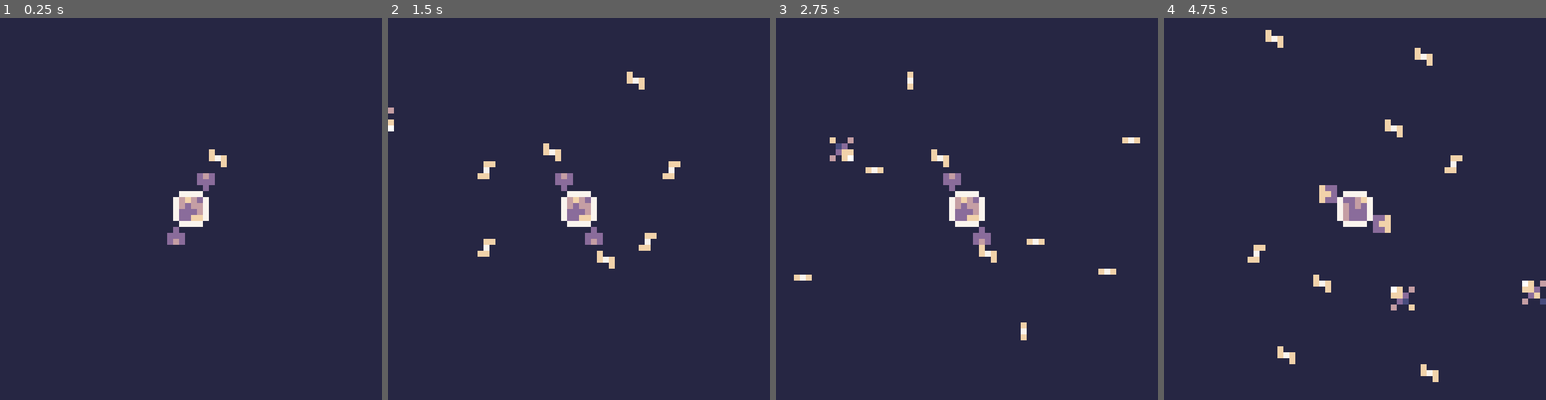
Above: before the commit, frames 1-4 (left to right).
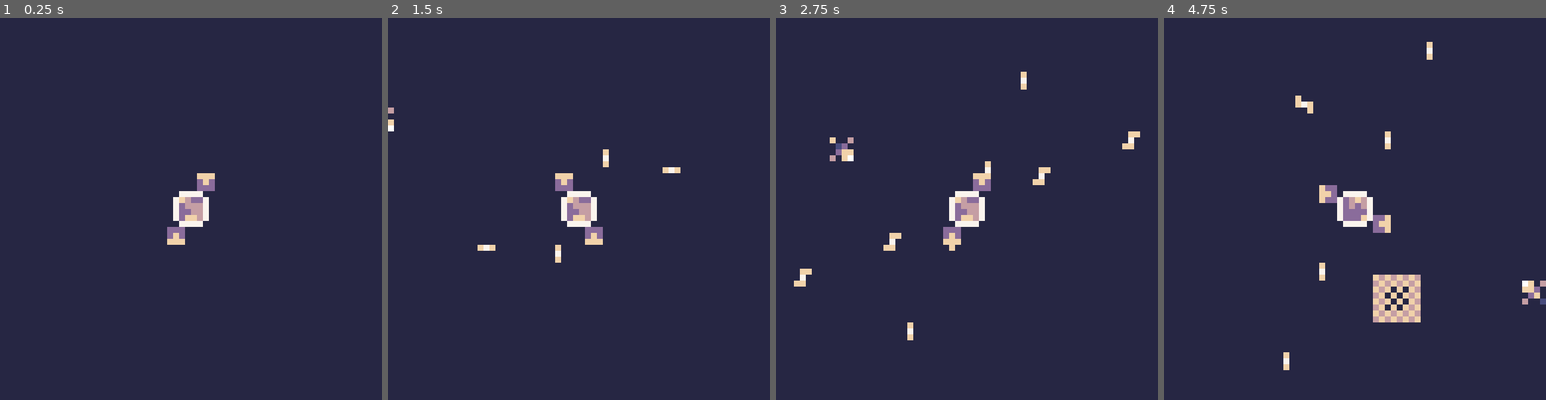
Above: after the commit, the same moments.

Repository: Nahdus/lowRezDefender
Game: Godot game, scene res://scene/main.tscn
Same seed, same stepped clock (60 frames per second), same inputs: the game is played once before the commit and once after it.
Inputs:
- Up to frame 1 (0.25 s): no input
- Up to frame 2 (1.5 s): hold Right (rotate_right) 0.53-1.28 s; hold Space (fire) 0.53-1.28 s; hold Left (rotate_left) from 1.28 s (still down); tap Space (fire) at 1.35 s
- Up to frame 3 (2.75 s): release Left (rotate_left) at 2.03 s; hold Right (rotate_right) from 2.03 s (still down); hold Space (fire) from 2.03 s (still down)
- Up to frame 4 (4.75 s): release Space (fire) at 2.78 s; tap Space (fire) at 2.85, 4.35 s; release Right (rotate_right) at 3.53 s; hold Space (fire) 3.53-4.28 s; hold Left (rotate_left) from 3.53 s (still down)

The runs differ from the first frame. In frame 1, 0.6% of the frame differs, in the area x 43-60%, y 34-60%; in frame 2, 1.5%; in frame 3, 2.3%; in frame 4, 3.0%, in the area x 21-79%, y 3-96%.

Commit message:
added explosion

Diff:
--- a/scene/bullet.tscn
+++ b/scene/bullet.tscn
@@ -47,7 +47,7 @@
 [node name="AnimatedSprite" type="AnimatedSprite" parent="."]
 frames = SubResource( 21 )
 animation = "fire"
-frame = 4
+frame = 5
 speed_scale = 5.0
 playing = true
 offset = Vector2( 0.5, 0.5 )
@@ -59,7 +59,6 @@
 shape = SubResource( 22 )
 
 [node name="pathfinder22" type="Node2D" parent="."]
-visible = false
 modulate = Color( 1, 1, 1, 0.65098 )
 z_index = -1
 
@@ -256,6 +255,7 @@
 offset = Vector2( 0.5, 0.5 )
 
 [node name="pathfinder337" type="Node2D" parent="."]
+visible = false
 modulate = Color( 1, 1, 1, 0.65098 )
 z_index = -1
 
@@ -279,3 +279,17 @@
 [node name="Sprite" type="Sprite" parent="pathfinder337/Position3"]
 texture = ExtResource( 2 )
 offset = Vector2( 0.5, 0.5 )
+
+[node name="Area2D" type="Area2D" parent="."]
+position = Vector2( 0.5, 0.5 )
+scale = Vector2( 0.1, 0.1 )
+
+[node name="CollisionPolygon2D" type="CollisionPolygon2D" parent="Area2D"]
+polygon = PoolVector2Array( -15, -5, -15, -15, 5, -15, 15, -15, 15, 15, -15, 15 )
+
+[node name="despawn_timer" type="Timer" parent="."]
+wait_time = 0.2
+one_shot = true
+
+[connection signal="body_entered" from="Area2D" to="." method="_on_Area2D_body_entered"]
+[connection signal="timeout" from="despawn_timer" to="." method="_on_despawn_timer_timeout"]
--- /dev/null
+++ b/scene/derbis_decay.tscn
@@ -0,0 +1,4 @@
+[gd_scene format=2]
+
+[node name="derbis_decay" type="Timer"]
+wait_time = 3.0
--- /dev/null
+++ b/scene/explosion.tscn
@@ -0,0 +1,47 @@
+[gd_scene load_steps=11 format=2]
+
+[ext_resource path="res://assets/art/explosionframes.png" type="Texture" id=1]
+
+[sub_resource type="AtlasTexture" id=1]
+atlas = ExtResource( 1 )
+region = Rect2( 0, 0, 8, 8 )
+
+[sub_resource type="AtlasTexture" id=2]
+atlas = ExtResource( 1 )
+region = Rect2( 8, 0, 8, 8 )
+
+[sub_resource type="AtlasTexture" id=3]
+atlas = ExtResource( 1 )
+region = Rect2( 16, 0, 8, 8 )
+
+[sub_resource type="AtlasTexture" id=4]
+atlas = ExtResource( 1 )
+region = Rect2( 24, 0, 8, 8 )
+
+[sub_resource type="AtlasTexture" id=5]
+atlas = ExtResource( 1 )
+region = Rect2( 32, 0, 8, 8 )
+
+[sub_resource type="AtlasTexture" id=6]
+atlas = ExtResource( 1 )
+region = Rect2( 40, 0, 8, 8 )
+
+[sub_resource type="AtlasTexture" id=7]
+atlas = ExtResource( 1 )
+region = Rect2( 48, 0, 8, 8 )
+
+[sub_resource type="AtlasTexture" id=8]
+atlas = ExtResource( 1 )
+region = Rect2( 56, 0, 8, 8 )
+
+[sub_resource type="SpriteFrames" id=9]
+animations = [ {
+"frames": [ SubResource( 1 ), SubResource( 2 ), SubResource( 3 ), SubResource( 4 ), SubResource( 5 ), SubResource( 6 ), SubResource( 7 ), SubResource( 8 ) ],
+"loop": true,
+"name": "explode",
+"speed": 14.0
+} ]
+
+[node name="AnimatedSprite" type="AnimatedSprite"]
+frames = SubResource( 9 )
+animation = "explode"
--- a/scene/invader.tscn
+++ b/scene/invader.tscn
@@ -228,6 +228,7 @@
 offset = Vector2( 0.5, 0.5 )
 
 [node name="pathfinder347" type="Node2D" parent="."]
+visible = false
 
 [node name="pathFinder1" type="Position2D" parent="pathfinder347"]
 position = Vector2( -1, 0 )
@@ -252,3 +253,19 @@
 position = Vector2( -1, -2.38419e-07 )
 texture = ExtResource( 3 )
 offset = Vector2( 0.5, 0.5 )
+
+[node name="Area2D" type="Area2D" parent="."]
+scale = Vector2( 0.2, 0.2 )
+z_index = 1
+collision_layer = 8
+collision_mask = 4
+
+[node name="CollisionPolygon2D" type="CollisionPolygon2D" parent="Area2D"]
+polygon = PoolVector2Array( -5, -4.99999, -4.828e-06, -5, -9.65599e-06, -10, 9.99999, -10, 10, -9.65599e-06, 5, -4.828e-06, 5, 4.99999, -4.99999, 5 )
+
+[node name="despawn_timer" type="Timer" parent="."]
+wait_time = 0.2
+one_shot = true
+
+[connection signal="body_entered" from="Area2D" to="." method="_on_Area2D_body_entered"]
+[connection signal="timeout" from="despawn_timer" to="." method="_on_despawn_timer_timeout"]
--- a/scene/main.tscn
+++ b/scene/main.tscn
@@ -7,8 +7,12 @@
 [ext_resource path="res://script/path.gd" type="Script" id=5]
 [ext_resource path="res://assets/art/bg.png" type="Texture" id=6]
 [ext_resource path="res://assets/art/rotatingPlanet.png" type="Texture" id=7]
+[ext_resource path="res://assets/art/bulletdebri.png" type="Texture" id=8]
 [ext_resource path="res://script/defenders.gd" type="Script" id=9]
 [ext_resource path="res://script/bullets.gd" type="Script" id=10]
+[ext_resource path="res://script/debris.gd" type="Script" id=11]
+[ext_resource path="res://scene/derbis_decay.tscn" type="PackedScene" id=12]
+[ext_resource path="res://script/debriMap.gd" type="Script" id=14]
 
 [sub_resource type="TileSet" id=1]
 0/name = "pixel.png 0"
@@ -60,9 +64,26 @@
 "speed": 5.0
 } ]
 
+[sub_resource type="TileSet" id=10]
+0/name = "bulletdebri.png 0"
+0/texture = ExtResource( 8 )
+0/tex_offset = Vector2( 0, 0 )
+0/modulate = Color( 1, 1, 1, 1 )
+0/region = Rect2( 0, 0, 1, 1 )
+0/tile_mode = 0
+0/occluder_offset = Vector2( 0, 0 )
+0/navigation_offset = Vector2( 0, 0 )
+0/shape_offset = Vector2( 0, 0 )
+0/shape_transform = Transform2D( 1, 0, 0, 1, 0, 0 )
+0/shape_one_way = false
+0/shape_one_way_margin = 0.0
+0/shapes = [  ]
+0/z_index = 0
+
 [node name="main" type="Node2D"]
 
 [node name="Camera2D" type="Camera2D" parent="."]
+visible = false
 position = Vector2( 32, 32 )
 current = true
 zoom = Vector2( 0.1, 0.1 )
@@ -91,6 +112,8 @@
 [node name="InvaderTimer" type="Timer" parent="map/invaders"]
 wait_time = 1.5
 
+[node name="debris" type="Node2D" parent="map/invaders"]
+
 [node name="planetArea" type="Area2D" parent="map"]
 position = Vector2( 32, 32 )
 collision_mask = 8
@@ -103,7 +126,6 @@
 [node name="AnimatedSprite" type="AnimatedSprite" parent="map/planetArea"]
 z_index = 1
 frames = SubResource( 9 )
-frame = 5
 playing = true
 
 [node name="defenders" type="Node2D" parent="map"]
@@ -112,5 +134,21 @@
 [node name="bullets" type="Node2D" parent="map/defenders"]
 script = ExtResource( 10 )
 
+[node name="debris" type="Node2D" parent="map/defenders"]
+script = ExtResource( 11 )
+
+[node name="debriMap" type="TileMap" parent="map/defenders/debris"]
+z_index = 1
+tile_set = SubResource( 10 )
+cell_size = Vector2( 1, 1 )
+format = 1
+script = ExtResource( 14 )
+
+[node name="derbis_decay" parent="map/defenders/debris" instance=ExtResource( 12 )]
+
+[node name="bullet_cooldown" type="Timer" parent="map/defenders"]
+wait_time = 0.5
+
 [connection signal="timeout" from="map/invaders/InvaderTimer" to="map/invaders" method="_on_Timer_timeout"]
 [connection signal="body_entered" from="map/planetArea" to="map/planetArea" method="_on_planetArea_body_entered"]
+[connection signal="timeout" from="map/defenders/bullet_cooldown" to="map/defenders" method="_on_bullet_cooldown_timeout"]
--- a/scene/turret.tscn
+++ b/scene/turret.tscn
@@ -1,6 +1,7 @@
-[gd_scene load_steps=6 format=2]
+[gd_scene load_steps=7 format=2]
 
 [ext_resource path="res://assets/art/gun.png" type="Texture" id=1]
+[ext_resource path="res://script/turret.gd" type="Script" id=2]
 
 [sub_resource type="AtlasTexture" id=13]
 atlas = ExtResource( 1 )
@@ -17,7 +18,7 @@
 [sub_resource type="SpriteFrames" id=12]
 animations = [ {
 "frames": [ SubResource( 13 ), SubResource( 14 ), SubResource( 15 ) ],
-"loop": true,
+"loop": false,
 "name": "gun",
 "speed": 5.0
 } ]
@@ -25,10 +26,10 @@
 [node name="turret" type="Node2D"]
 position = Vector2( 34, 26 )
 z_index = 1
+script = ExtResource( 2 )
 
 [node name="Sprite" type="AnimatedSprite" parent="."]
 position = Vector2( 0, 2 )
 frames = SubResource( 12 )
 animation = "gun"
-playing = true
 offset = Vector2( 0.5, -0.5 )
--- a/script/bullet.gd
+++ b/script/bullet.gd
@@ -45,10 +45,9 @@
 
 func reposition():
 	var pos = find_next_pos()
-	self.set_position(pos+position_offset[path_index])
 	if pos == bullet_despawn_points[path_index]:
 		despawn_bullet()
-#	print_debug(self.position)
+	self.set_position(pos+position_offset[path_index])
 
 
 func _process(delta):
@@ -57,3 +56,21 @@
 		if _time>beat:
 			reposition()
 			_time = 0
+
+
+
+func shatter_bullet():
+	get_parent().add_debris(self.position)
+	$AnimatedSprite.visible =false
+	$despawn_timer.start()
+
+func _on_Area2D_body_entered(body):
+	if "invader" in body.name:
+#		print_debug("collided with a invader")
+		shatter_bullet()
+	pass # Replace with function body.
+
+
+func _on_despawn_timer_timeout():
+	self.queue_free()
+	pass # Replace with function body.
--- /dev/null
+++ b/script/bulletdebris.gd
@@ -0,0 +1,16 @@
+extends Node2D
+
+
+# Declare member variables here. Examples:
+# var a = 2
+# var b = "text"
+
+
+# Called when the node enters the scene tree for the first time.
+func _ready():
+	pass # Replace with function body.
+
+
+# Called every frame. 'delta' is the elapsed time since the previous frame.
+#func _process(delta):
+#	pass
--- a/script/bullets.gd
+++ b/script/bullets.gd
@@ -3,8 +3,6 @@
 var bullet_spawn_points = [Vector2(35,25),Vector2(39,28),Vector2(38,34),Vector2(35,38),Vector2(30,38),Vector2(25,35),Vector2(25,29),Vector2(28,25)]
 var bullet_rotation = [0,90,90,180,180,270,270,0]
 var bullet_scene = load("res://scene/bullet.tscn")
-
-
 
 
 var bullet_path
@@ -13,7 +11,7 @@
 func _ready():
 
 #	print_debug(bullet_path)
-	spawn_bullet(0)
+#	spawn_bullet(0)
 	pass # Replace with function body.
 
 
@@ -24,4 +22,6 @@
 	add_child(bullet)
 	bullet.set_bullet_map(get_parent().get_bullet_map())
 	bullet.fire()
-	pass
+
+func add_debris(pos):
+	get_parent().add_debries(pos)
--- /dev/null
+++ b/script/debriMap.gd
@@ -0,0 +1,23 @@
+extends TileMap
+
+onready var Explosion = load("res://scene/explosion.tscn")
+# Declare member variables here. Examples:
+# var a = 2
+# var b = "text"
+
+
+# Called when the node enters the scene tree for the first time.
+func _ready():
+	pass # Replace with function body.
+
+
+func add_explosion(pos):
+	var explosion = Explosion.instance()
+	explosion.set_position(pos)
+	add_child(explosion)
+	explosion.connect("animation_finished",self,"animation_ended",[explosion])
+	explosion.play()
+
+
+func animation_ended(explosion):
+	explosion.queue_free()
--- /dev/null
+++ b/script/debris.gd
@@ -0,0 +1,36 @@
+extends Node2D
+
+
+# Declare member variables here. Examples:
+# var a = 2
+# var b = "text"
+
+
+onready var Decay_timer = load("res://scene/derbis_decay.tscn")
+
+# Called when the node enters the scene tree for the first time.
+func _ready():
+	pass # Replace with function body.
+
+
+
+
+func add_debri_at(pos):
+	var debriMap = $debriMap
+	debriMap.set_cell(pos.x,pos.y,0)
+	debriMap.add_explosion(Vector2(pos.x,pos.y))
+
+	var decay_timer = Decay_timer.instance()
+	add_child(decay_timer)
+	decay_timer.connect("timeout",self,"_on_derbis_decay_timeout",[pos,decay_timer])
+
+	decay_timer.start()
+
+
+func remove_derbi_at(pos):
+	$debriMap.set_cell(pos.x,pos.y,-1)
+
+
+func _on_derbis_decay_timeout(pos,dc_t):
+	remove_derbi_at(Vector2(pos[0],pos[1]))
+	dc_t.queue_free()
--- a/script/defenderStateMachine/active_state.gd
+++ b/script/defenderStateMachine/active_state.gd
@@ -3,13 +3,16 @@
 var state_name = "active_state"
 
 var dir
+var buffered_input = []
 
 func enter(arg = null):
-	print_debug(arg)
+	if arg:
+		if len(arg)>0:
+			buffered_input = buffered_input + arg
+
 
 func exit(arg = null):
-	print_debug(arg)
-	print_debug("exiting %s"%state_name)
+	pass
 
 
 func get_input():
@@ -19,7 +22,23 @@
 		"fire": Input.is_action_pressed("fire")
 	}
 
+
+func execute_buffer(buffinp):
+	if len(buffinp)>1:
+		if buffinp[0]=="right":
+			_target.rotate_right()
+#			_state_machine.transistion_to_state("passive_state")
+			buffered_input.pop_front()
+	if len(buffinp)>1:
+		if buffinp[0]=="left":
+			_target.rotate_left()
+#			_state_machine.transistion_to_state("passive_state")
+			buffered_input.pop_front()
+
+
 func process(delta):
+	if len(buffered_input)>0:
+		execute_buffer(buffered_input)
 	if get_input()["rotate_right"]:
 		_target.rotate_right()
 		_state_machine.transistion_to_state("passive_state")
--- a/script/defenderStateMachine/defender_state_machine.gd
+++ b/script/defenderStateMachine/defender_state_machine.gd
@@ -4,8 +4,16 @@
 var transistion_table = {}
 var current_state
 
+var inter_state_arg
+
 func set_target(target):
 	_target=target
+
+func set_inter_state_args(arg):
+	inter_state_arg = arg
+
+func clear_inter_state_args():
+	inter_state_arg = null
 
 func add_state(state,transistion_list):
 	stat_object_dict[state.state_name] = state
@@ -13,14 +21,16 @@
 
 func set_current_state(state):
 	current_state = state
+	current_state.enter(inter_state_arg)
 
 func transistion_to_state(state_name):
 	if state_name in transistion_table[current_state.state_name]:
 		current_state.exit()
 		current_state = stat_object_dict[state_name]
-		current_state.enter()
+		current_state.enter(inter_state_arg)
+		clear_inter_state_args()
 	else:
-		print_debug("cant transistion from %s to %s"%[current_state.state_name,state_name])
+		print_debug("cant transistion f rom %s to %s"%[current_state.state_name,state_name])
 
 
 func process(delta):
--- a/script/defenderStateMachine/passive_state.gd
+++ b/script/defenderStateMachine/passive_state.gd
@@ -2,20 +2,36 @@
 
 var state_name = "passive_state"
 var _time = 0
-var _beat = 0.3
+var _beat = 0.2
+
+var buffer = []
 
 func enter(arg=null):
-	print_debug(arg)
+	pass
+#	print_debug(arg)
 
 func exit(arg=null):
-	print_debug(arg)
-	print_debug("exiting %s"%state_name)
+	_state_machine.set_inter_state_args(buffer)
+	buffer = []
+	pass
+#	print_debug(arg)
+#	print_debug("exiting %s"%state_name)
 
 func step():
 	_state_machine.transistion_to_state("active_state")
 
+func get_input():
+	return {
+		"rotate_right":Input.is_action_just_pressed("rotate_right"),
+		"rotate_left":Input.is_action_just_pressed("rotate_left")
+	}
+
 func process(delta):
 	_time+=delta
+	if get_input()["rotate_right"]:
+		buffer.append("right")
+	if get_input()["rotate_left"]:
+		buffer.append("left")
 	if _time>_beat:
 		step()
 		_time = 0
--- a/script/defenders.gd
+++ b/script/defenders.gd
@@ -22,6 +22,9 @@
 
 var Turret = load("res://scene/turret.tscn")
 # Called when the node enters the scene tree for the first time
+
+var bullet_timer_cooled = true
+
 
 func set_up_state(machine,state_object):
 	var state = state_object.new()
@@ -52,7 +55,6 @@
 	var childeren = get_children()
 	for each in childeren:
 		if "turret" in each.name:
-			print_debug(each)
 			each.queue_free()
 
 func position_turret():
@@ -75,8 +77,6 @@
 	for idx in range(len(active_turret)):
 		rotated_turret[idx] = original_turret[(rotation_offset+idx)%len(original_turret)]
 	active_turret=rotated_turret
-	print_debug(rotation_offset)
-	print_debug(active_turret)
 	position_turret()
 
 func rotate_right():
@@ -91,8 +91,6 @@
 	for idx in range(len(active_turret)):
 		rotated_turret[idx] = original_turret[(rotation_offset+idx)%len(original_turret)]
 	active_turret=rotated_turret
-	print_debug(rotation_offset)
-	print_debug(active_turret)
 	position_turret()
 
 func get_bullet_map():
@@ -103,6 +101,22 @@
 
 
 func fire_turret():
-	for idx in range(len(active_turret)):
-		if active_turret[idx] == 1:
-			$bullets.spawn_bullet(idx)
+	if bullet_timer_cooled:
+		for idx in range(len(active_turret)):
+			if active_turret[idx] == 1:
+				$bullets.spawn_bullet(idx)
+		bullet_timer_cooled = false
+		$bullet_cooldown.start()
+
+
+func add_debries(pos):
+	print_debug("debri")
+	print_debug(pos)
+	$debris.add_debri_at(pos)
+	pass
+
+
+
+func _on_bullet_cooldown_timeout():
+	bullet_timer_cooled = true
+	pass # Replace with function body.
--- a/script/invaders.gd
+++ b/script/invaders.gd
@@ -56,6 +56,9 @@
 	self.set_position(Vector2(pos.x,pos.y)+currentShiftOffset)
 	find_next_pos()
 
+func despawn_invader():
+	self.queue_free()
+
 func update_position():
 	var pos=find_next_pos()
 	if !pos:
@@ -70,3 +73,20 @@
 		if _time >beat:
 			update_position()
 			_time = 0
+
+func shatter_invader():
+	get_parent().add_debris(self.position)
+	$Sprite.visible = false
+	$despawn_timer.start()
+
+
+func _on_Area2D_body_entered(body):
+	if "bullet" in body.name:
+#		print_debug("hit by a bullet")
+		shatter_invader()
+	pass # Replace with function body.
+
+
+func _on_despawn_timer_timeout():
+	self.queue_free()
+	pass # Replace with function body.
--- a/script/invadersSystem.gd
+++ b/script/invadersSystem.gd
@@ -25,6 +25,10 @@
 	invader.drop_invader(origin[index],rotations[index],index)
 	invader.start()
 
+func add_debris(pos):
+	print_debug("debri")
+	print_debug(pos)
+	pass
 
 func remove_invader(node):
 	node.queue_free()
--- /dev/null
+++ b/script/turret.gd
@@ -0,0 +1,5 @@
+extends Node2D
+
+
+func fire_animate():
+	$Sprite.play("gun")
Binary file added: assets/art/bulletdebri.png
Not shown, added: assets/art/bulletdebri.png.import
Binary file added: assets/art/explosionframes.png
Not shown, added: assets/art/explosionframes.png.import
Binary file added: assets/art/invaderDebri.png
Not shown, added: assets/art/invaderDebri.png.import
Not shown: 1 places in scene/main.tscn that only renumber resources
